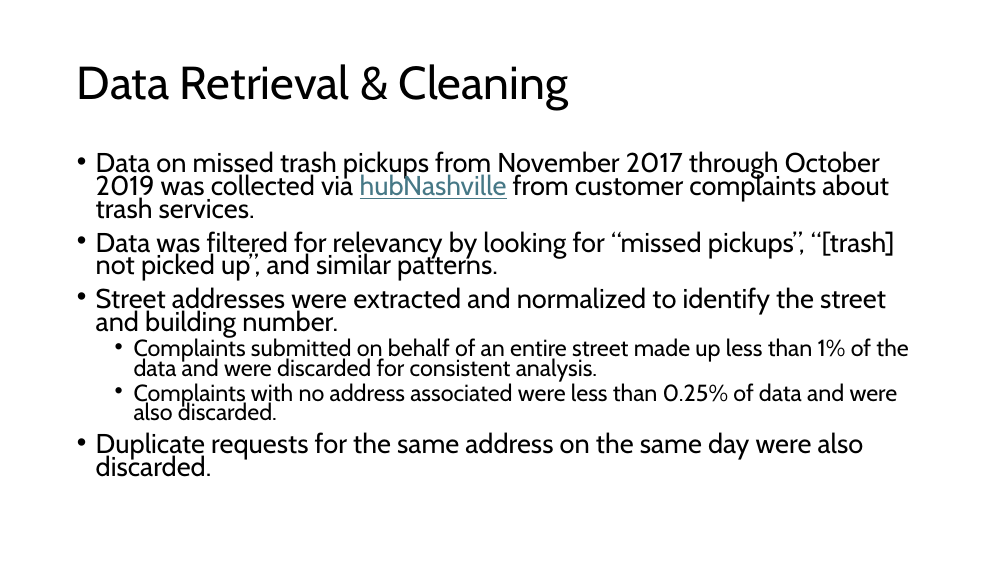
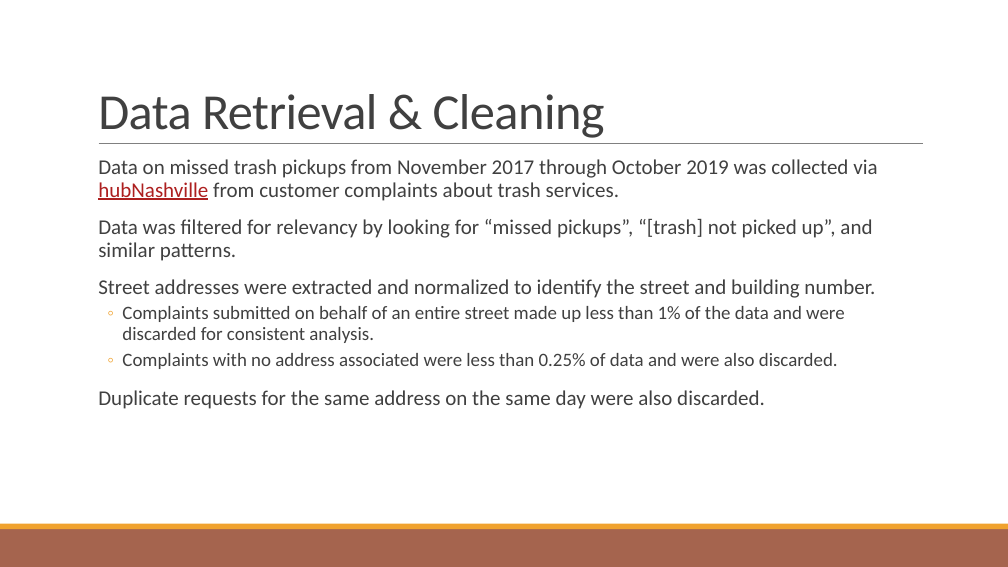
Before and after one commit to NSS-Full-Time-Data-Analytics-17/trash-haulers-atlantis, a slide deck: slide 3 of slides_rme.pptx. Drawn at 1008x567 pixels with LibreOffice and Linux fonts; fonts in the diff are those of the drawing. Boxes give left, top, right and bottom in pixels: in the first picture for what was removed or moved away, otherwise in the second. Text is boxed around its words. In the diff, an @@ line names an element or a change of style, - is before the commit and + after.

```diff
--- a/slides_rme.pptx
+++ b/slides_rme.pptx
@@ title "Data Retrieval & Cleaning": place and size @@
-title "Data Retrieval & Cleaning" at (77, 64, 568, 110)
+title "Data Retrieval & Cleaning" at (98, 94, 605, 138)
@@ title "Data Retrieval & Cleaning" at (98, 94, 605, 138): size 44 to 48 pt, font Cabin to Calibri, text colour #000000 to #404040, letter spacing 0 to -0.5 pt; line spacing 0.9 to 0.85; vertical alignment middle to bottom @@
@@ line added from (99, 144) to (923, 144), #808080 0.5 pt @@
@@ text "Data on missed trash pickups ...": place and size @@
-text "Data on missed trash pickups ..." at (96, 151, 908, 477)
+text "Data on missed trash pickups ..." at (98, 159, 877, 409)
@@ text "Data on missed trash pickups ..." at (98, 159, 877, 409): size 25.9 to 20 pt in "Data on missed trash pickups from November ...", "Data was filtered for relevancy by looking ...", "Street addresses were extracted and normalized to ...", "Duplicate requests for the same address on ..."; font Cabin to Calibri, text colour #000000 to #404040; text colour #467886 to #AD1F1F in "hubNashville"; size 22.2 to 18 pt in "Complaints submitted on behalf of an entire ...", "Complaints with no address associated were less ..."; bullet • to  ; line spacing 0.7 to 0.9; more space between paragraphs; bullet • to ◦ @@
@@ rectangle added at (0, 529, 1008, 567), fill #A5644E @@
@@ rectangle added at (0, 524, 1008, 529), fill #F0A22E @@
```
Also in this commit, not shown: 9 other slides changed, 3 slides added, 1 other file.
